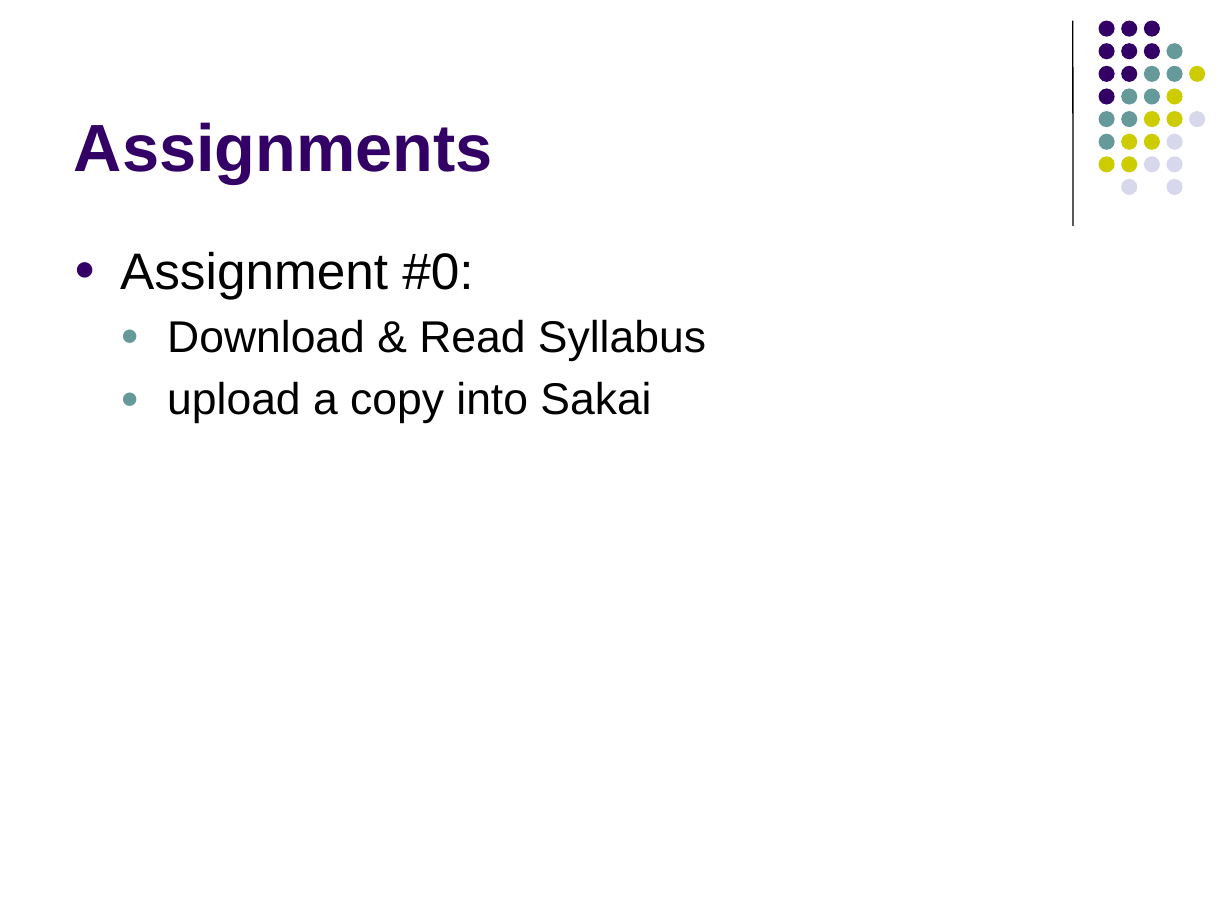
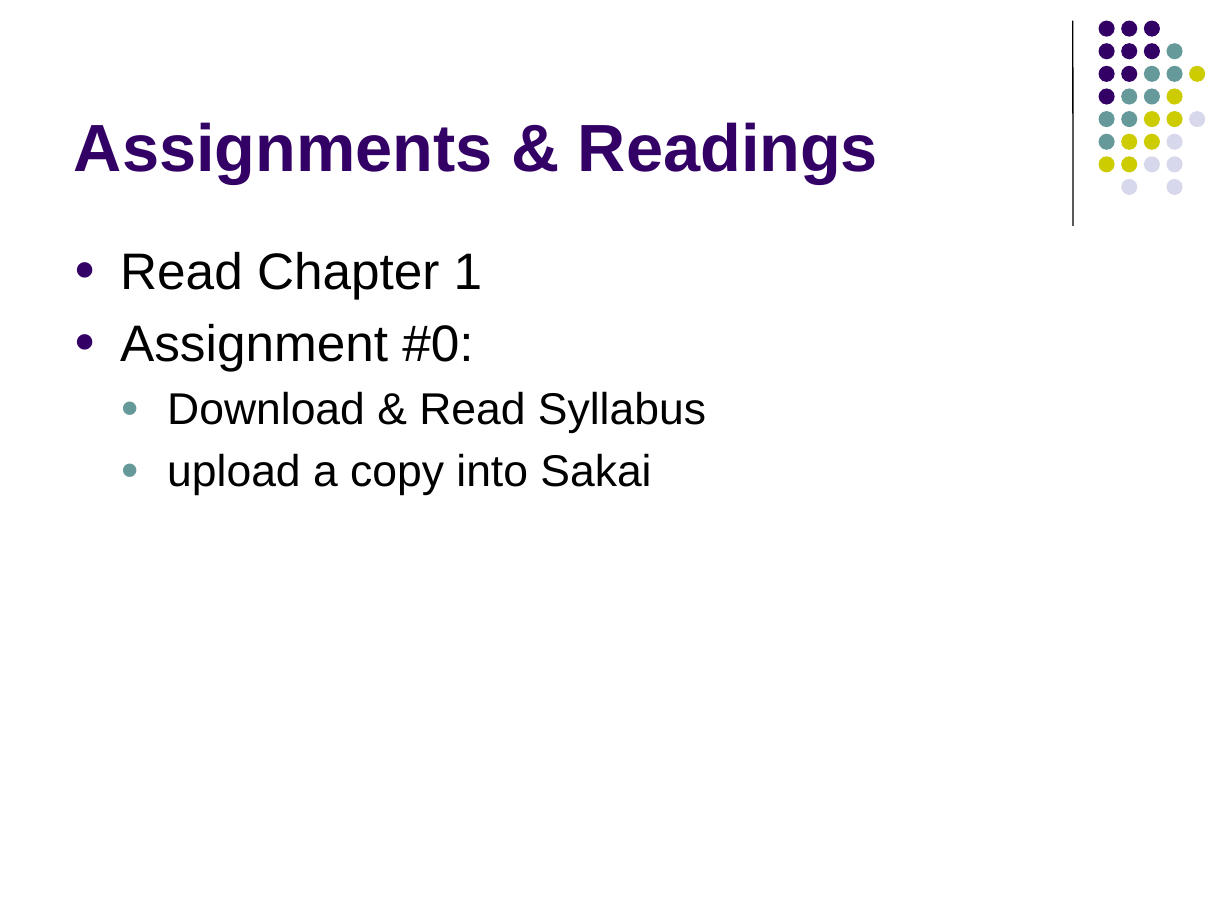
Before and after one commit to lutzhamel/CSC402, a slide deck: slide 28 of notes/csc402-ln001.pptx (slide 4 before the commit). Drawn at 1232x924 pixels with LibreOffice and Linux fonts; fonts in the diff are those of the drawing. Boxes give left, top, right and bottom in pixels: in the first picture for what was removed or moved away, otherwise in the second. Text is boxed around its words. In the diff, an @@ line names an element or a change of style, - is before the commit and + after.

```diff
--- a/notes/csc402-ln001.pptx
+++ b/notes/csc402-ln001.pptx
@@ title at (74, 122, 878, 183): text changed @@
-Assignments
+Assignments & Readings
@@ text at (120, 251, 483, 299): paragraph added @@
+● Read Chapter 1
```
Also in this commit, not shown: 1 slide removed, 1 other file.
